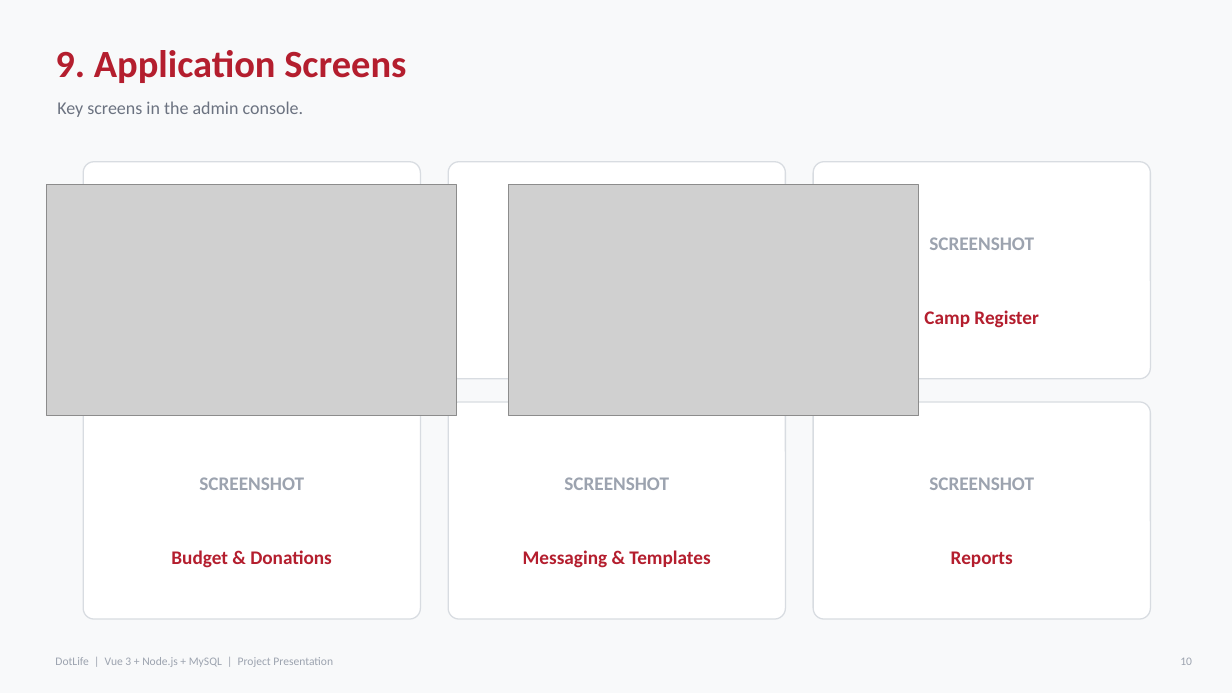
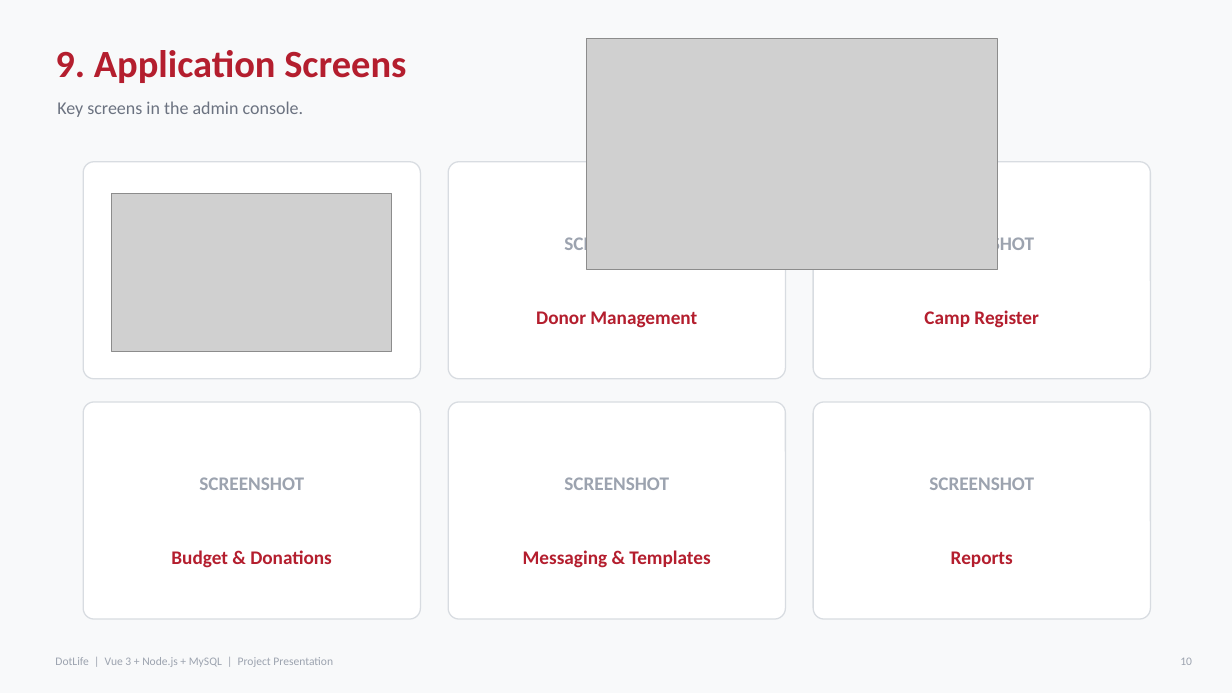
Before and after one commit to 0x0prateek/Blood-Donation-Camp-System, a slide deck: slide 14 of DotLife_Presentation.pptx (slide 10 before the commit). Drawn at 1232x693 pixels with LibreOffice and Linux fonts; fonts in the diff are those of the drawing; grey boxes stand for pictures. Boxes give left, top, right and bottom in pixels: in the first picture for what was removed or moved away, otherwise in the second. Text is boxed around its words. In the diff, an @@ line names an element or a change of style, - is before the commit and + after.

```diff
--- a/DotLife_Presentation.pptx
+++ b/DotLife_Presentation.pptx
@@ picture: place and size @@
-picture at [508,185,919,416]
+picture at [587,39,997,270]
@@ picture: place and size @@
-picture at [46,185,457,416]
+picture at [112,193,392,351]
@@ text added at [564,234,669,255], 15 pt, text #9CA3AF, bold @@
+SCREENSHOT
@@ text added at [536,311,697,328], 15 pt, text #B41E2E, bold @@
+Donor Management
```
